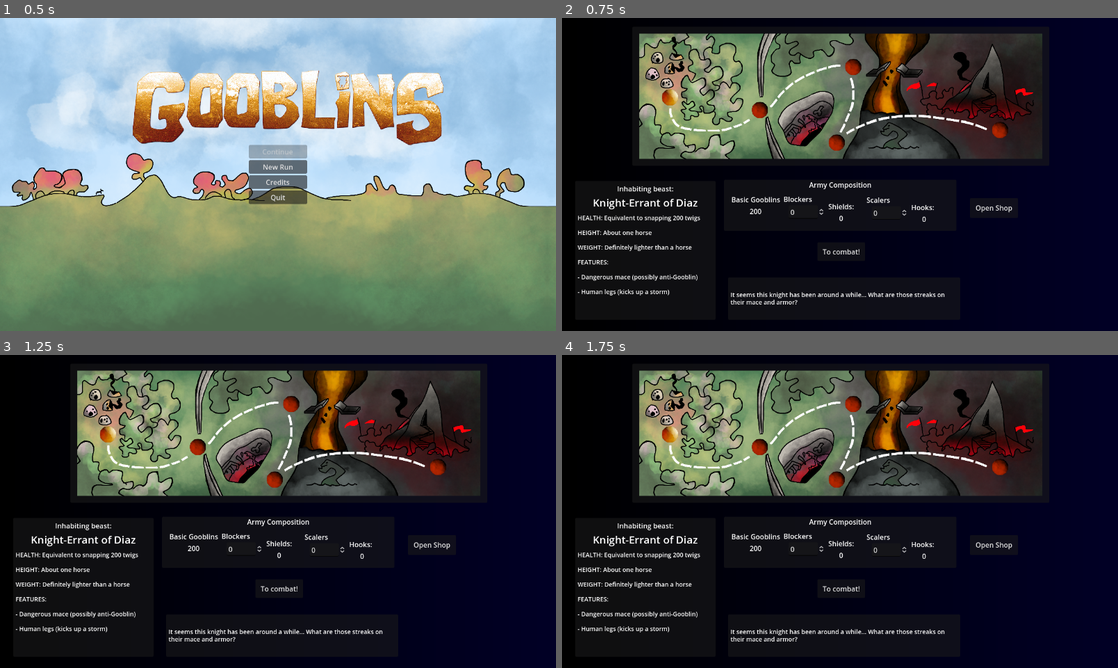
Above: before the commit, frames 1-4 (two rows, left to right).
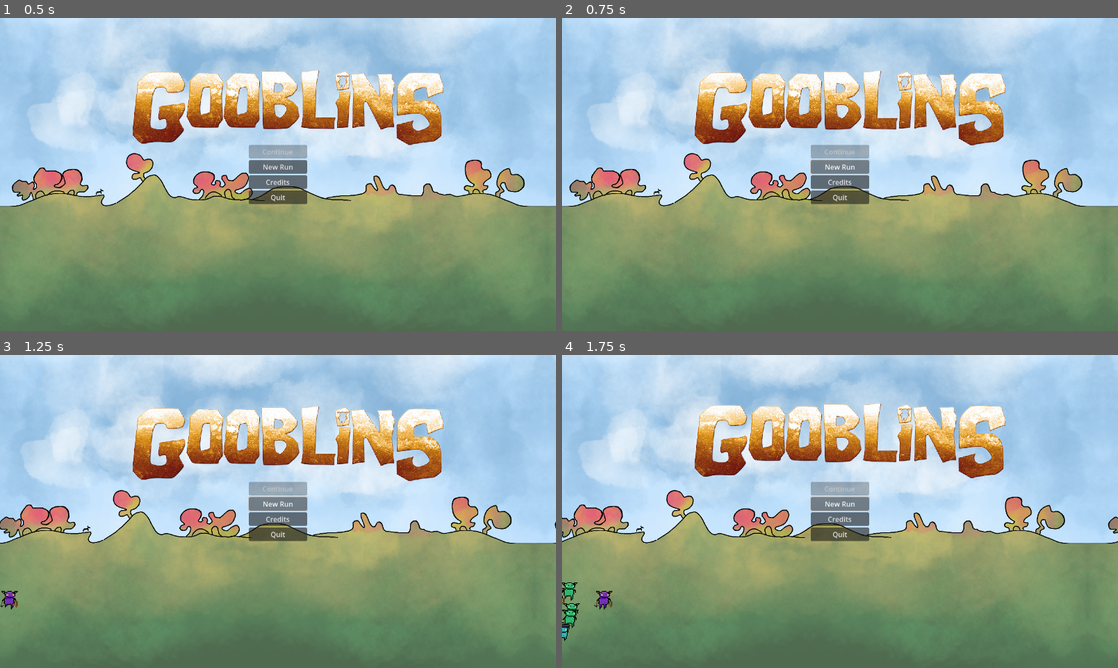
Above: after the commit, the same moments.

Repository: thecaptaincarrot/GMTK-2024-Game-Jam
Game: Godot game, scene res://main.tscn
The game is run twice, just before and just after one commit, with the same random seed, the same clock (stepped at 60 frames per second) and the same inputs. The engine's default icon, where the game draws it, is replaced by a stand-in: a white triangle on a blue panel in a dark square.
Inputs (mouse positions are in pixels of both pictures, inside the frame that each line leads up to):
- Up to frame 1 (0.5 s): no input
- Up to frame 2 (0.75 s): click "New Run" at 0.5 s
- Up to frame 3 (1.25 s): no input
- Up to frame 4 (1.75 s): click (840, 505) at 1.25 s, where only the run after the commit has a clickable "New Run"

Frame 1 is identical in both runs. In frame 2, 100% of the frame differs, in the area x 0-100%, y 0-100%; in frame 3, 100%; in frame 4, 99%.
Error after the commit: Parse Error: Function "cutscene_over()" not found in base self. (res://main.gd:14)

Commit message:
can switch cutscene

Diff:
--- a/main.gd
+++ b/main.gd
@@ -5,6 +5,14 @@
 @export var OutOfCombatScreen : Control
 @export var MainMenu : Control
 @export var Credits : Control
+
+
+func _process(delta):
+	if $CanvasLayer/OpeningCutscene/AnimationPlayer.is_playing() and Input.is_action_pressed("ui_cancel"):
+		$CanvasLayer/OpeningCutscene/AnimationPlayer.stop()
+		$CanvasLayer/OpeningCutscene/AudioStreamPlayer.stop()
+		cutscene_over()
+
 
 func show_out_of_combat_screen():
 	_hide_all()
